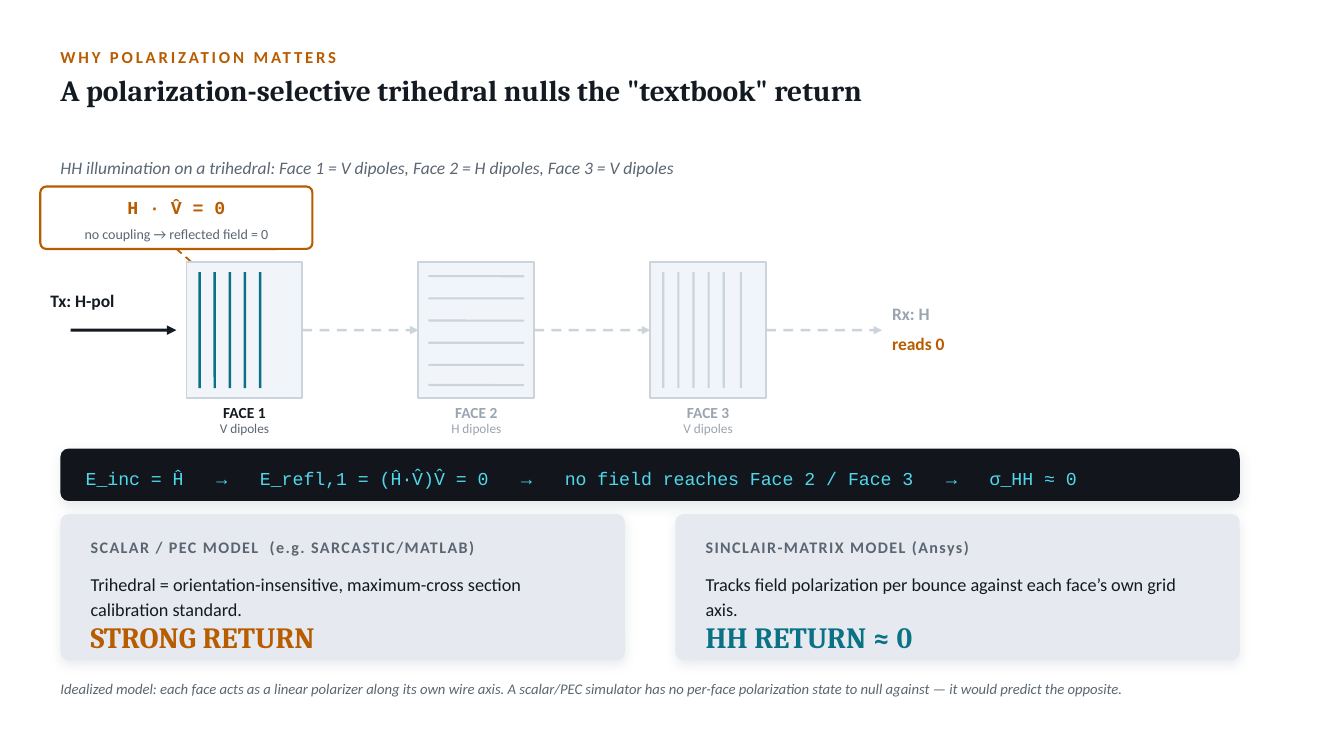
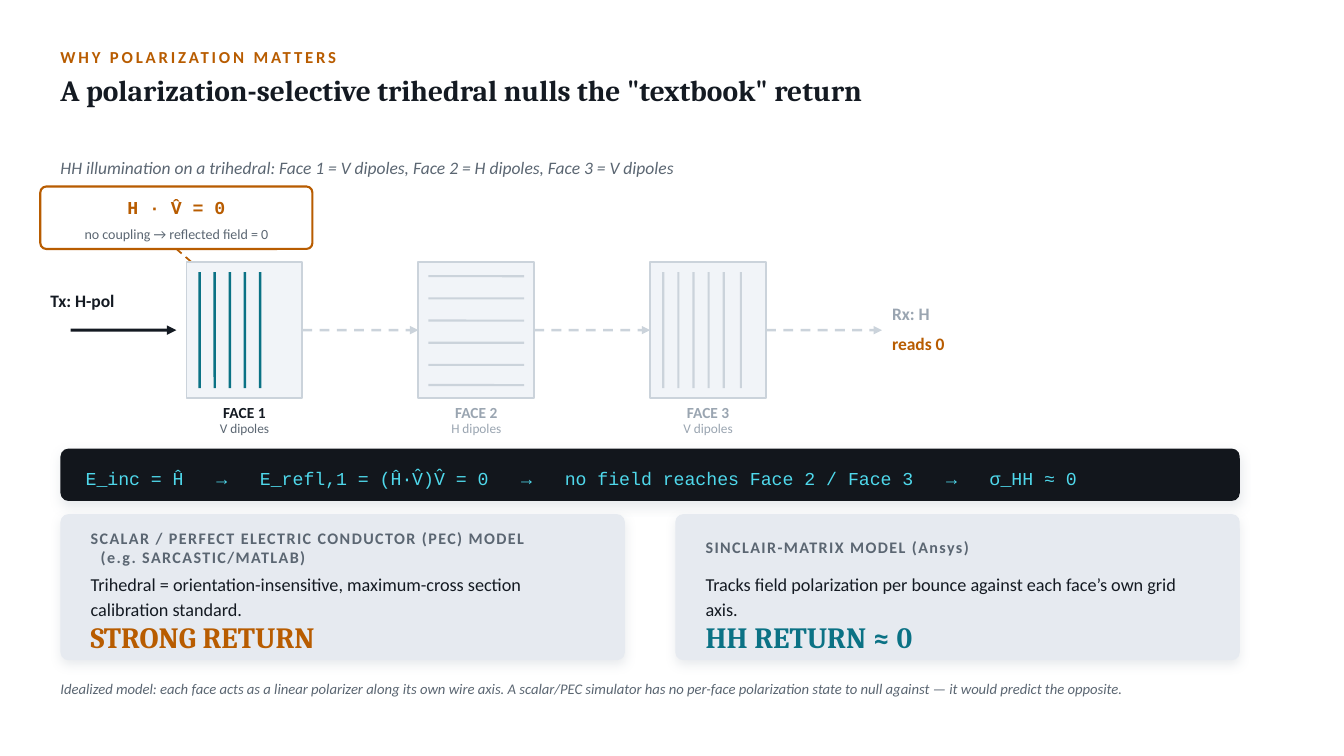
Before and after one commit to dphilli1-00/portfolio, a slide deck: slide 12 of beyond SARCASTIC.pptx. Drawn at 1344x756 pixels with LibreOffice and Linux fonts; fonts in the diff are those of the drawing. Boxes give left, top, right and bottom in pixels: in the first picture for what was removed or moved away, otherwise in the second. Text is boxed around its words. In the diff, an @@ line names an element or a change of style, - is before the commit and + after.

```diff
--- a/beyond SARCASTIC.pptx
+++ b/beyond SARCASTIC.pptx
@@ text at <box>91,532,524,566</box>: text changed @@
-SCALAR / PEC MODEL (e.g. SARCASTIC/MATLAB)
+SCALAR / PERFECT ELECTRIC CONDUCTOR (PEC) MODEL
+(e.g. SARCASTIC/MATLAB)
```
Also in this commit, not shown: 9 other slides changed, 2 slides added, 19 other files.
